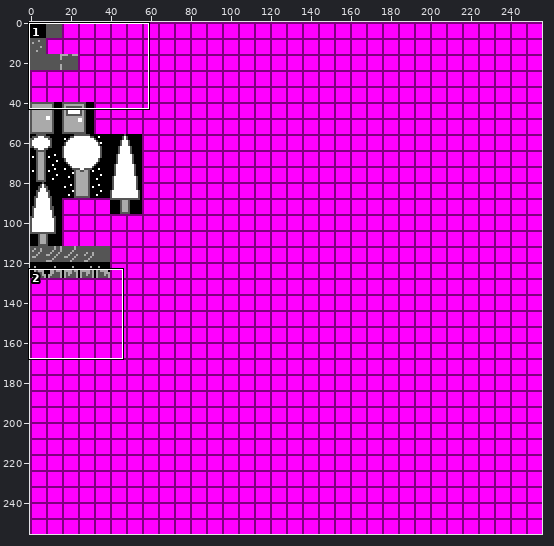
Sprite sheet: res/Tiles/tile_sheet.png. Above: a wide view before the commit, with the close-up outlined.
Close-up. Before the edit:
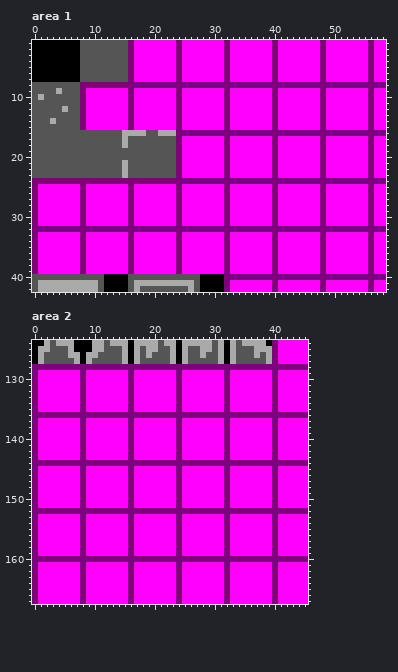
The file is 256x256 pixels. Shown: area 1: x 0..58, y 1..42; area 2: x 0..45, y 124..167.
And afterwards:
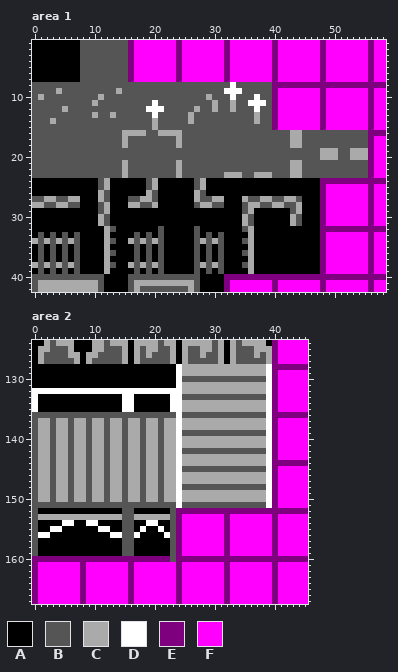
Palette (. is transparent): A #000000  B #555555  C #aaaaaa  D #ffffff  E #7f007f  F #ff00ff
Diff:
Changed rows in their new state; - is an unchanged pixel.
Area 1:
first column x 0:
 8 --------BBBBBBBBBBBBBBBBBBBBBBBBBDBBBBBB----------------
 9 --------BBBBBBCBBBBBBBBBBBBBBBBBDDDBBBBB----------------
10 --------BBBCBBBBBBBBBBBBBBBBBCBBBDBBBDBB----------------
11 --------BBCBBBBBBBBBDBBBBBBBBBCBBCBBDDDB----------------
12 --------BBBBBBBBBBBDDDBBBBBCBBCBBCBBBDBB----------------
13 --------BBCBBCBBBBBBDBBBBBCBBBBBBBBBBCBB----------------
14 --------BBBBBBBBBBBBCBBBBBCBBBBBBBBBBCBB----------------
15 --------BBBBBBBBBBBBCBBBBBBBBBBBBBBBBBBB----------------
16 ------------------------CBBBBBBBBBBBBBBBBBBCCBBBBBBBBBBB
17 ------------------------CBBBBBBBBBBBBBBBBBBCCBBBBBBBBBBB
18 ------------------------CBBBBBBBBBBBBBBBBBBCCBBBBBBBBBBB
19 ------------------------BBBBBBBBBBBBBBBBBBBBBBBBCCCBBCCC
20 ------------------------BBBBBBBBBBBBBBBBBBBBBBBBCCCBBCCC
21 ------------------------CBBBBBBBBBBBBBBBBBBCCBBBBBBBBBBB
22 ------------------------CBBBBBBBBBBBBBBBBBBCCBBBBBBBBBBB
23 ------------------------CBBBBBBBCCCBBCCCBBBCCBBBBBBBBBBB
24 AAAAAAAAAAABCAAAAAABCAAAAAABCAAAAAAAAAAAAAAAAAAA--------
25 AAAAAAAAAAABCAAAAAABCAAAAAABCAAAAAAAAAAAAAAAAAAA--------
26 AAAAAAAAAAACBAAAAAACBAAAAAACBAAAAAAAAAAAAAAAAAAA--------
27 BBCCBBCCAAACBAAABBCCBAAAAAACBBCCAAACBBCCBBCCBAAA--------
28 CCBBCCBBAAABCAAACCBBCAAAAAABCCBBAAABCCBBCCBBCAAA--------
29 AAAAAAAAAAABCAAAAAAAAAAAAAAAAAAAAAABCAAAAAABCAAA--------
30 AAAAAAAAAAACBAAAAAAAAAAAAAAAAAAAAAACBAAAAAACBAAA--------
31 AAAAAAAAAAACBAAAAAAAAAAAAAAAAAAAAAACBAAAAAACBAAA--------
32 AAAAAAAAAAAACBAAAAAAABAAAAABAAAAAAABCAAAAAAAAAAA--------
33 ABABABABAAAACAAAABABABAAAAABABABAAAACAAAAAAAAAAA--------
34 CBCBCBCBAAAACBAACBCBCBAAAAABCBCBAAABCAAAAAAAAAAA--------
35 ABABABABAAAACAAAABABABAAAAABABABAAAACAAAAAAAAAAA--------
36 ABABABABAAAACBAAABABABAAAAABABABAAABCAAAAAAAAAAA--------
37 ABABABABAAAACAAAABABABAAAAABABABAAAACAAAAAAAAAAA--------
38 CBCBCBCBAAAACBAACBCBCBAAAAABCBCBAAABCAAAAAAAAAAA--------
39 ABABABABAAAACAAAABABABAAAAABABABAAAACAAAAAAAAAAA--------
Area 2:
first column x 0:
128 AAAAAAAAAAAAAAAAAAAAAAAADCCCCCCCCCCCCCCD
129 AAAAAAAAAAAAAAAAAAAAAAAADCCCCCCCCCCCCCCD
130 AAAAAAAAAAAAAAAAAAAAAAAADBBBBBBBBBBBBBBD
131 AAAAAAAAAAAAAAAAAAAAAAAADCCCCCCCCCCCCCCD
132 DDDDDDDDDDDDDDDDDDDDDDDDDCCCCCCCCCCCCCCD
133 DAAAAAAAAAAAAAADDAAAAAADDBBBBBBBBBBBBBBD
134 DAAAAAAAAAAAAAADDAAAAAADDCCCCCCCCCCCCCCD
135 DAAAAAAAAAAAAAADDAAAAAADDCCCCCCCCCCCCCCD
136 BBBBBBBBBBBBBBBBBBBBBBBBDBBBBBBBBBBBBBBD
137 BCCBCCBCCBCCBCCBCCBCCBCCDCCCCCCCCCCCCCCD
138 BCCBCCBCCBCCBCCBCCBCCBCCDCCCCCCCCCCCCCCD
139 BCCBCCBCCBCCBCCBCCBCCBCCDBBBBBBBBBBBBBBD
140 BCCBCCBCCBCCBCCBCCBCCBCCDCCCCCCCCCCCCCCD
141 BCCBCCBCCBCCBCCBCCBCCBCCDCCCCCCCCCCCCCCD
142 BCCBCCBCCBCCBCCBCCBCCBCCDBBBBBBBBBBBBBBD
143 BCCBCCBCCBCCBCCBCCBCCBCCDCCCCCCCCCCCCCCD
144 BCCBCCBCCBCCBCCBCCBCCBCCDCCCCCCCCCCCCCCD
145 BCCBCCBCCBCCBCCBCCBCCBCCDBBBBBBBBBBBBBBD
146 BCCBCCBCCBCCBCCBCCBCCBCCDCCCCCCCCCCCCCCD
147 BCCBCCBCCBCCBCCBCCBCCBCCDCCCCCCCCCCCCCCD
148 BCCBCCBCCBCCBCCBCCBCCBCCDBBBBBBBBBBBBBBD
149 BCCBCCBCCBCCBCCBCCBCCBCCDCCCCCCCCCCCCCCD
150 BCCBCCBCCBCCBCCBCCBCCBCCDCCCCCCCCCCCCCCD
151 BBBBBBBBBBBBBBBBBBBBBBBBDBBBBBBBBBBBBBBD
152 BAAAAAAAAAAAAAABBAAAAAAB----------------
153 BCCCCCCCCCCCCCCBBCCCCCCB----------------
154 BAAAADDAADDAAAABBAADDAAB----------------
155 BAADDAAAAAADDAABBADAADAB----------------
156 BDDAAAAAAAAAADDBBDAAAADB----------------
157 BAAAAAAAAAAAAAABBAAAAAAB----------------
158 BAAAAAAAAAAAAAABBAAAAAAB----------------
159 BAAAAAAAAAAAAAABBAAAAAAB----------------
160 -----------------------B----------------
Where, in picture pixels (left, top, right, bottom), the same in both close-ups:
changed: (32, 82, 368, 274)
changed: (32, 364, 272, 562)
